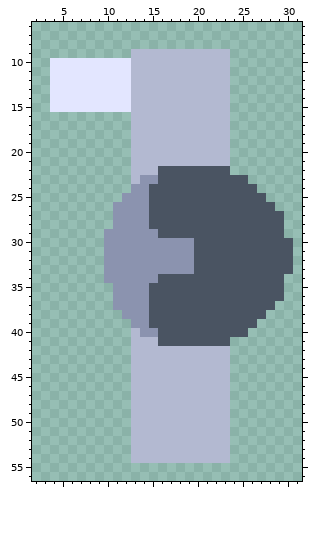
Two versions of one pixel-art sprite, assets/animations/boss.png. Above is the file before it was changed.
The file is 32x64 pixels. Shown: x 2..31, y 6..56.
After:
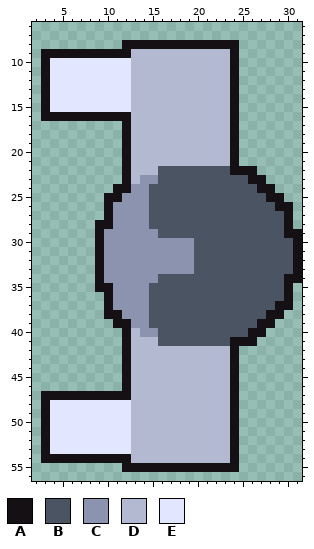
Palette (. is transparent): A #141013  B #4a5462  C #8b93af  D #b3b9d1  E #e3e6ff
Change:
The author put colour A in row 8 at x 12 to 24; in row 9 at x 3 to 12 and 24; in rows 10 to 15 at x 3 and 24; in row 16 at x 3 to 12 and 24; in rows 17 to 21 at x 12 and 24; in row 22 at x 12 and 24 to 26.
The author put colour A in row 23 at x 12 and 26 to 27; in row 24 at x 11 to 12 and 27 to 28; in row 25 at x 10 to 11 and 28 to 29; in row 26 at x 10 and 29 to 30; in row 27 at x 10 and 30; in row 28 at x 9 to 10 and 30.
The author put colour A in row 29 at x 9 and 30 to 31; in rows 30 to 33 at x 9 and 31; in row 34 at x 9 and 30 to 31; in row 35 at x 9 to 10 and 30; in row 36 at x 10 and 30; in row 37 at x 10 and 29 to 30.
The author put colour A in row 38 at x 10 to 11 and 28 to 29; in row 39 at x 11 to 12 and 27 to 28; in row 40 at x 12 and 26 to 27; in row 41 at x 12 and 24 to 26; in rows 42 to 46 at x 12 and 24; in row 47 at x 3 to 12 and 24.
The author put colour A in rows 48 to 53 at x 3 and 24; in row 54 at x 3 to 12 and 24; in row 55 at x 12 to 24.
The author put colour E in rows 48 to 53 at x 4 to 12.
